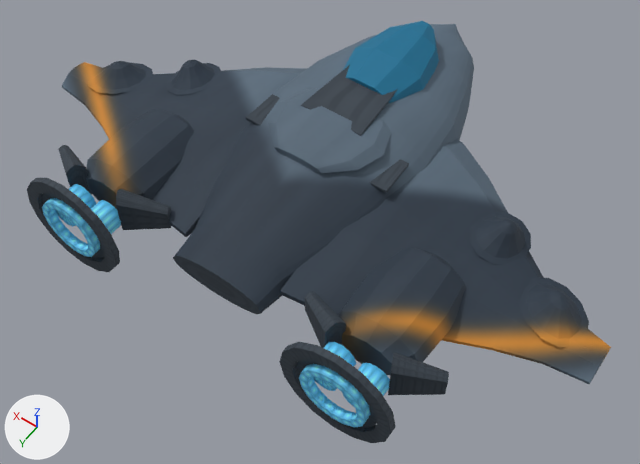
Renders of the OBJ model assets/Models/spaceships/player/spaceship_player.obj from each side of a commit.
The view is the same before and after, from a camera (50 mm lens) standing at (-3.99, 6.18, 7.71) and looking at (-0.27, 0.97, -0.47). The lights are fixed; the arrows at lower left show +X, +Y and +Z. The older version comes first. Where no turn or scale is listed for an object, it has been applied to the vertices.

In view in the first picture: 'spaceship_player'.
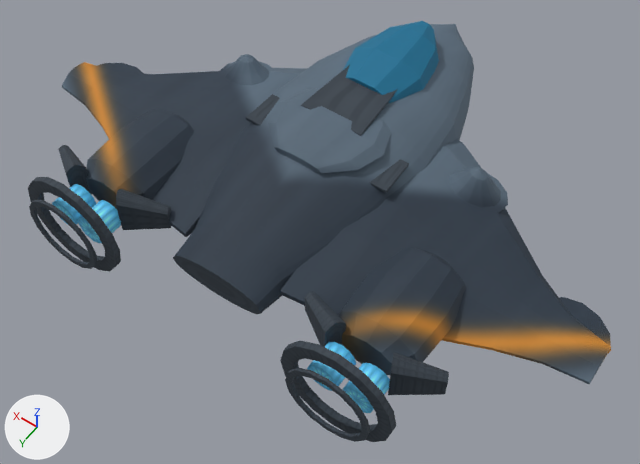
The change, as a list of edits to the scene's bpy script:
```text
Change me_spaceship_player:
    used by ob_spaceship_player; location = (0.0, 0.0, 0.0)
    remove me_spaceship_player.from_pydata(...)  # 2906 vertices, 5724 faces; spans x -3.7..3.7, y -2.47..2.87, z -0.65..0.87
    add me_spaceship_player.from_pydata(...)  # 2778 vertices, 5468 faces; spans x -3.71..3.71, y -2.47..2.97, z -0.65..0.87
    me_spaceship_player part 1: the loose piece of 64 vertices spanning x 1.12..2.42, y 2.76..2.84, z -0.63..0.68 is moved by (0.0, -0.01, 0.0)
    me_spaceship_player part 2: the loose piece of 50 vertices spanning x 1.85..2.49, y -0.12..0.67, z 0.03..0.37 is multiplied about its middle by the matrix ((0.386, -0.897, -0.142), (0.878, 0.403, -0.254), (0.298, 0.059, 1.157)), then moved by (-0.56, -0.41, 0.08)
    me_spaceship_player part 3: the loose piece of 50 vertices spanning x -2.49..-1.85, y -0.12..0.67, z 0.03..0.37 is multiplied about its middle by the matrix ((0.386, 0.897, 0.142), (-0.878, 0.403, -0.254), (-0.298, 0.059, 1.157)), then moved by (0.56, -0.41, 0.08)
    me_spaceship_player part 4: the loose piece of 50 vertices spanning x 2.64..3.46, y 0.33..1.09, z -0.08..0.22 is multiplied about its middle by the matrix ((0.567, 0.82, -0.061), (0.819, -0.572, -0.075), (-0.169, 0.019, -1.275)), then moved by (0.24, -0.07, -0.4)
    me_spaceship_player part 5: the loose piece of 50 vertices spanning x -3.46..-2.64, y 0.33..1.09, z -0.08..0.22 is multiplied about its middle by the matrix ((0.567, -0.82, 0.061), (-0.819, -0.572, -0.075), (0.169, 0.019, -1.275)), then moved by (-0.24, -0.07, -0.4)
    me_spaceship_player part 6: a new loose piece of 64 vertices spanning x -2.25..-1.28, y 2.93..2.97, z -0.46..0.51, in mat_spaceship_player
    me_spaceship_player part 7: the loose piece of 64 vertices spanning x -2.25..-1.28, y 2.75..2.79, z -0.46..0.51 is deleted
    me_spaceship_player part 8: the loose piece of 64 vertices spanning x 1.28..2.25, y 2.75..2.79, z -0.46..0.51 is deleted
    me_spaceship_player part 9: the loose piece of 64 vertices spanning x -2.16..-1.38, y 2.77..2.87, z -0.37..0.41 is deleted
    me_spaceship_player part 10: 128 kept faces spanning x 1.28..2.25, y 2.93..2.97, z -0.46..0.51 get new texture (UV) coordinates
    other edits to the shape of me_spaceship_player do not show in these pictures
```

What differs and where, as boxes [x1, y1, x2, y2] in the pictures (640 x 464 px; the box of a moved part takes in the faces that stretch with it):
'spaceship_player', reshaped: before [27, 21, 611, 443]; after [28, 21, 611, 442]
part 1 of me_spaceship_player, moved or reshaped: before [27, 178, 120, 272]; after [28, 177, 121, 272]
part 2 of me_spaceship_player, moved or reshaped: before [166, 60, 221, 95]; after [220, 54, 275, 85]
part 3 of me_spaceship_player, moved or reshaped: before [469, 212, 531, 265]; after [449, 165, 508, 213]
part 4 of me_spaceship_player, moved or reshaped: before [88, 61, 153, 94]; after [97, 63, 144, 74]
part 5 of me_spaceship_player, moved or reshaped: before [518, 278, 589, 347]; after [559, 297, 611, 356]
part 6 of me_spaceship_player, added: after [285, 368, 370, 442]
part 7 of me_spaceship_player, deleted (mostly hidden): before [296, 359, 377, 428]
part 8 of me_spaceship_player, deleted (mostly hidden): before [41, 193, 104, 258]
part 9 of me_spaceship_player, deleted (blue): before [299, 364, 370, 427]
part 10 of me_spaceship_player, surface changed: before [42, 198, 100, 257]; after [29, 200, 97, 269]
